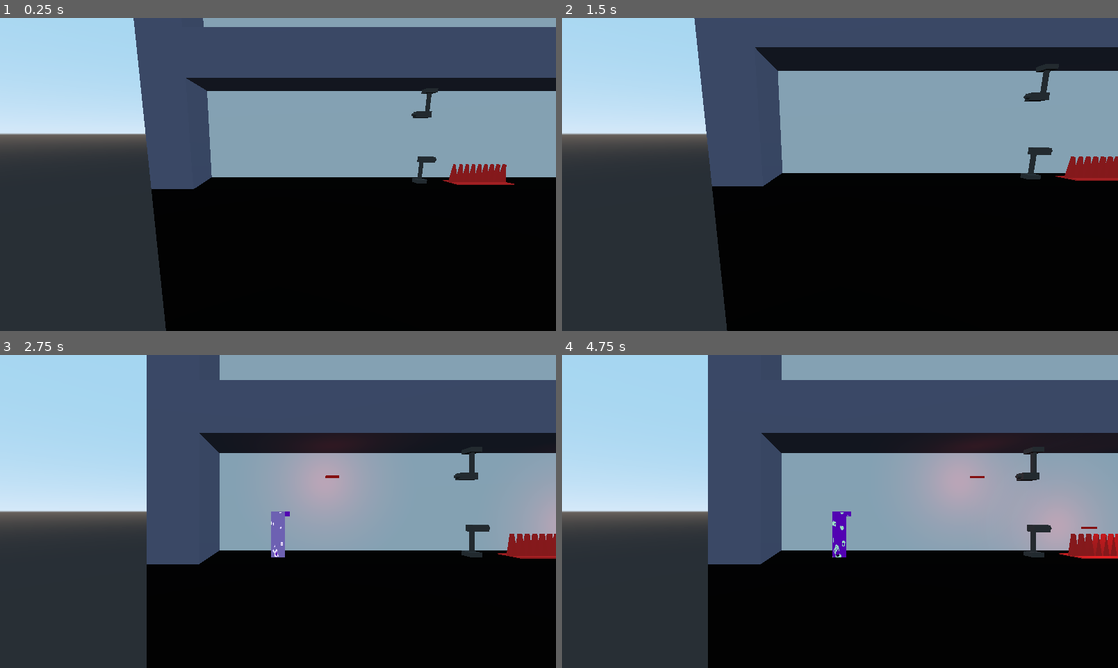
Above: before the commit, frames 1-4 (two rows, left to right).
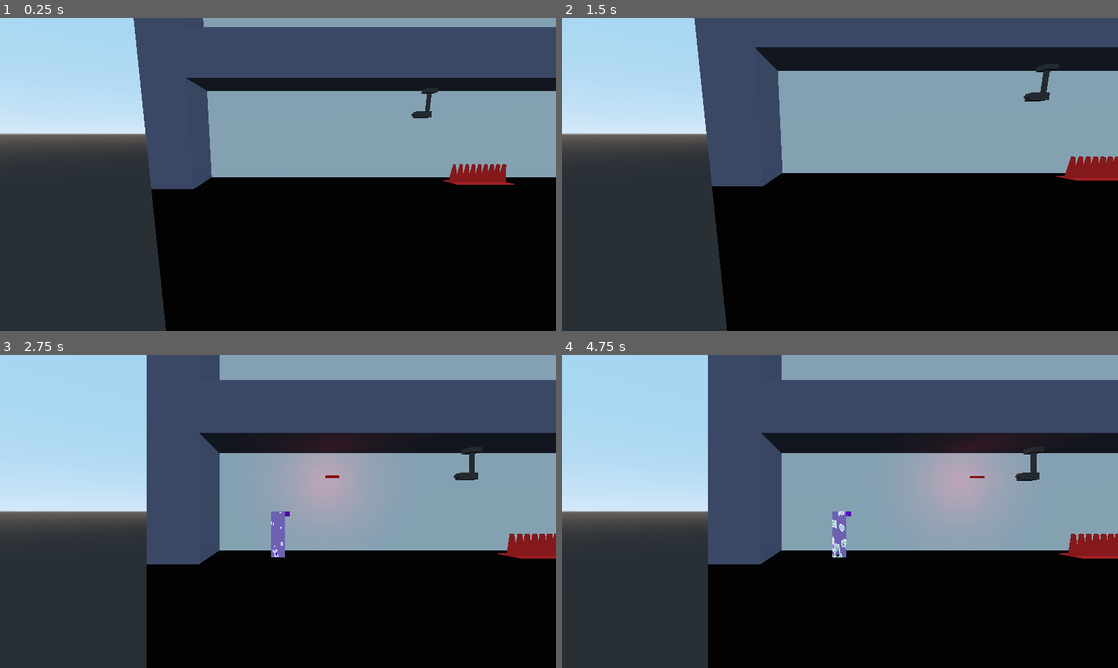
Above: after the commit, the same moments.

Repository: dsaltares/ludumdare-47
Game: Godot game, scene res://David/DavidPlayground.tscn
Two runs of this game, one before a commit and one after it. Both use one fixed random seed, a clock stepped at 60 frames per second and the inputs below. Sound files missing from this copy of the repository are replaced by a short silence.
Inputs:
- Up to frame 1 (0.25 s): no input
- Up to frame 2 (1.5 s): hold D (move_right) 0.53-1.28 s; tap Space (jump) at 0.6, 0.77, 1.07 s; hold A (move_left) from 1.28 s (still down); tap N (new_run) at 1.35 s
- Up to frame 3 (2.75 s): tap Space (jump) at 1.52, 1.55, 1.82, 2.3 s; release A (move_left) at 2.03 s; hold D (move_right) from 2.03 s (still down); tap C (shake) at 2.1 s
- Up to frame 4 (4.75 s): tap Space (jump) at 2.85, 3.02, 3.32, 3.77, 3.8, 4.07, 4.52, 4.55 s; release D (move_right) at 3.53 s; hold A (move_left) from 3.53 s (still down); tap N (new_run) at 3.6 s; tap K (kill) at 4.15 s; tap C (shake) at 4.35 s

The runs differ from the first frame. In frame 1, 0.1% of the frame differs, in the area x 74-79%, y 44-53%; in frame 2, 0.2%; in frame 3, 0.7%; in frame 4, 2.6%, in the area x 48-100%, y 42-65%.

Commit message:
add a bunch of SFX

Diff:
--- a/game/LaserTurret/Bullet.gd
+++ b/game/LaserTurret/Bullet.gd
@@ -1,6 +1,9 @@
 extends Area
+class_name Bullet
 
 const SPEED = 15.0
+
+onready var BulletHitEffectScene := preload("res://LaserTurret/BulletHitEffect.tscn")
 
 var bodies_to_ignore = []
 
@@ -14,4 +17,8 @@
 	if body.has_method("kill"):
 		body.kill()
 
+	var hit_effect = BulletHitEffectScene.instance()
+	hit_effect.global_transform = global_transform
+	get_tree().root.add_child(hit_effect)
+
 	queue_free()
--- /dev/null
+++ b/game/LaserTurret/BulletHitEffect.gd
@@ -0,0 +1,8 @@
+extends Spatial
+class_name BulletHitEffect
+
+onready var env_hit_sfx := $EnvHitSFX
+
+func _ready() -> void:
+	env_hit_sfx.connect("finished", self, "queue_freee")
+	env_hit_sfx.play()
--- /dev/null
+++ b/game/LaserTurret/BulletHitEffect.tscn
@@ -0,0 +1,10 @@
+[gd_scene load_steps=3 format=2]
+
+[ext_resource path="res://LaserTurret/laser_hit_env.wav" type="AudioStream" id=1]
+[ext_resource path="res://LaserTurret/BulletHitEffect.gd" type="Script" id=3]
+
+[node name="BulletHitEffect" type="Spatial"]
+script = ExtResource( 3 )
+
+[node name="EnvHitSFX" type="AudioStreamPlayer" parent="."]
+stream = ExtResource( 1 )
--- a/game/LaserTurret/LaserTurret.gd
+++ b/game/LaserTurret/LaserTurret.gd
@@ -3,6 +3,7 @@
 onready var BulletScene := preload("res://LaserTurret/Bullet.tscn")
 onready var shoot_timer := $ShootTimer
 onready var shooting_position := $Graphics/ShootingPosition
+onready var laser_sfx := $LaserSFX
 
 func _ready() -> void:
 	shoot_timer.connect("timeout", self, "shoot")
@@ -12,3 +13,4 @@
 	bullet.bodies_to_ignore.append(self)
 	bullet.global_transform.origin = shooting_position.translation
 	add_child(bullet)
+	laser_sfx.play()
--- a/game/LaserTurret/LaserTurret.tscn
+++ b/game/LaserTurret/LaserTurret.tscn
@@ -1,7 +1,8 @@
-[gd_scene load_steps=8 format=2]
+[gd_scene load_steps=9 format=2]
 
 [ext_resource path="res://LaserTurret/LaserTurretMaterial.tres" type="Material" id=1]
 [ext_resource path="res://LaserTurret/LaserTurret.gd" type="Script" id=2]
+[ext_resource path="res://LaserTurret/laser.wav" type="AudioStream" id=3]
 
 [sub_resource type="CubeMesh" id=1]
 size = Vector3( 0.5, 0.2, 0.5 )
@@ -60,3 +61,7 @@
 [node name="CollisionShape" type="CollisionShape" parent="StaticBody"]
 transform = Transform( 1, 0, 0, 0, 1, 0, 0, 0, 1, -0.23001, 0.707722, 0 )
 shape = SubResource( 5 )
+
+[node name="LaserSFX" type="AudioStreamPlayer3D" parent="."]
+stream = ExtResource( 3 )
+unit_db = 10.0
--- a/game/Level/Level.gd
+++ b/game/Level/Level.gd
@@ -7,7 +7,7 @@
 
 onready var player := $Player
 onready var ghost_container := $Ghosts
-onready var exit_trigger := $ExitTrigger
+onready var loop_trigger := $LoopTrigger
 onready var loop_timer := $LoopTimer
 
 func _ready() -> void:
@@ -17,8 +17,8 @@
 		ghost_container.add_child(ghost)
 
 	player.connect("killed", self, "on_player_killed")
-	exit_trigger.connect("player_entered", self, "on_player_entered")
-	exit_trigger.connect("ghost_entered", self, "on_ghost_entered")
+	loop_trigger.connect("player_entered", self, "on_player_entered")
+	loop_trigger.connect("ghost_entered", self, "on_ghost_entered")
 	loop_timer.connect("timeout", self, "on_loop_timer_timeout")
 
 
--- a/game/Level/Level.tscn
+++ b/game/Level/Level.tscn
@@ -2,7 +2,7 @@
 
 [ext_resource path="res://Environment/Greybox.tscn" type="PackedScene" id=1]
 [ext_resource path="res://Environment/PressurePlate.tscn" type="PackedScene" id=2]
-[ext_resource path="res://Level/ExitTrigger.tscn" type="PackedScene" id=3]
+[ext_resource path="res://Level/LoopTrigger.tscn" type="PackedScene" id=3]
 [ext_resource path="res://Environment/MovingPlatform.tscn" type="PackedScene" id=4]
 [ext_resource path="res://Level/Level.gd" type="Script" id=5]
 [ext_resource path="res://Player/Player.tscn" type="PackedScene" id=6]
@@ -64,7 +64,7 @@
 [node name="Spikes" parent="Environment" instance=ExtResource( 7 )]
 transform = Transform( 1, 0, 0, 0, 1, 0, 0, 0, 1, -58.1786, 0, 0 )
 
-[node name="ExitTrigger" parent="." instance=ExtResource( 3 )]
+[node name="LoopTrigger" parent="." instance=ExtResource( 3 )]
 transform = Transform( 1, 0, 0, 0, 1, 0, 0, 0, 1, 70, 0, 0 )
 
 [node name="LoopTimer" type="Timer" parent="."]
@@ -72,9 +72,6 @@
 one_shot = true
 autostart = true
 
-[node name="LaserTurret" parent="." instance=ExtResource( 8 )]
-transform = Transform( 1, 0, 0, 0, 1, 0, 0, 0, 1, -61.3173, 0, 0 )
-
 [node name="LaserTurret2" parent="." instance=ExtResource( 8 )]
 transform = Transform( -1, 3.25841e-07, 0, -3.25841e-07, -1, 0, 0, 0, 1, -61.3173, 4.81795, 0 )
 [connection signal="pressure_plate_activated" from="Environment/PressurePlate" to="Environment/Platform" method="_on_pressure_plate_activated"]
--- a/game/Level/ExitTrigger.tscn
+++ b/game/Level/LoopTrigger.tscn
@@ -1,11 +1,11 @@
 [gd_scene load_steps=3 format=2]
 
-[ext_resource path="res://Level/ExitTrigger.gd" type="Script" id=1]
+[ext_resource path="res://Level/LoopTrigger.gd" type="Script" id=1]
 
 [sub_resource type="BoxShape" id=1]
 extents = Vector3( 2, 10, 10 )
 
-[node name="ExitTrigger" type="Area"]
+[node name="LoopTrigger" type="Area"]
 collision_layer = 8
 collision_mask = 6
 script = ExtResource( 1 )
--- a/game/Player/Player.gd
+++ b/game/Player/Player.gd
@@ -33,11 +33,15 @@
 onready var turn_tween := $TurnTween
 onready var graphics := $Graphics
 onready var mesh := $Graphics/Body
+onready var die_sfx := $DieSFX
+onready var jump_sfx := $JumpSFX
+onready var appear_sfx := $AppearSFX
 
 func kill() -> void:
 	if state != States.Dying:
 		state = States.Dying
 		die_timer.start()
+		die_sfx.play()
 		EventBus.emit_signal("shake_requested")
 		EventBus.emit_signal("player_kill_started")
 
@@ -104,6 +108,7 @@
 		snap_vec = Vector3.ZERO
 		coyote_timer.stop()
 		jumping = true
+		jump_sfx.play()
 	elif not grounded:
 		var jump_section_distance = DISTANCE_TO_PEAK if velocity.y > 0.0 else DISTANCE_AFTER_PEAK
 		gravity = -2 * JUMP_HEIGHT * pow(MAX_RUNNING_SPEED, 2) / pow(jump_section_distance, 2)
--- a/game/Player/Player.tscn
+++ b/game/Player/Player.tscn
@@ -1,10 +1,13 @@
-[gd_scene load_steps=6 format=2]
+[gd_scene load_steps=9 format=2]
 
 [ext_resource path="res://Player/PlayerMaterial.tres" type="Material" id=1]
 [ext_resource path="res://Player/Player.gd" type="Script" id=2]
 [ext_resource path="res://Player/PlayerNose.tres" type="CubeMesh" id=3]
 [ext_resource path="res://Player/PlayerBody.tres" type="CubeMesh" id=4]
 [ext_resource path="res://Player/PlayerCollisionShape.tres" type="Shape" id=5]
+[ext_resource path="res://LaserTurret/laser_hit_player.wav" type="AudioStream" id=6]
+[ext_resource path="res://Player/jump.wav" type="AudioStream" id=7]
+[ext_resource path="res://Player/appear.wav" type="AudioStream" id=8]
 
 [node name="Player" type="KinematicBody" groups=[
 "player",
@@ -43,3 +46,13 @@
 one_shot = true
 
 [node name="TurnTween" type="Tween" parent="."]
+
+[node name="DieSFX" type="AudioStreamPlayer" parent="."]
+stream = ExtResource( 6 )
+
+[node name="JumpSFX" type="AudioStreamPlayer" parent="."]
+stream = ExtResource( 7 )
+
+[node name="AppearSFX" type="AudioStreamPlayer" parent="."]
+stream = ExtResource( 8 )
+autoplay = true
--- a/game/project.godot
+++ b/game/project.godot
@@ -9,6 +9,16 @@
 config_version=4
 
 _global_script_classes=[ {
+"base": "Area",
+"class": "Bullet",
+"language": "GDScript",
+"path": "res://LaserTurret/Bullet.gd"
+}, {
+"base": "Spatial",
+"class": "BulletHitEffect",
+"language": "GDScript",
+"path": "res://LaserTurret/BulletHitEffect.gd"
+}, {
 "base": "Spatial",
 "class": "Game",
 "language": "GDScript",
@@ -40,6 +50,8 @@
 "path": "res://Spikes/Spikes.gd"
 } ]
 _global_script_class_icons={
+"Bullet": "",
+"BulletHitEffect": "",
 "Game": "",
 "Ghost": "",
 "Level": "",
Not shown, added: game/LaserTurret/laser.wav.import
Not shown, added: game/LaserTurret/laser_hit_env.wav.import
Not shown, added: game/LaserTurret/laser_hit_player.wav.import
Renamed: game/Level/ExitTrigger.gd -> game/Level/LoopTrigger.gd
Not shown, added: game/Player/appear.wav.import
Not shown, added: game/Player/jump.wav.import
Not shown, added: game/LaserTurret/laser.wav
Not shown, added: game/LaserTurret/laser_hit_env.wav
Not shown, added: game/LaserTurret/laser_hit_player.wav
Not shown, added: game/Player/appear.wav
Not shown, added: game/Player/jump.wav
Not shown, changed: todo.md
